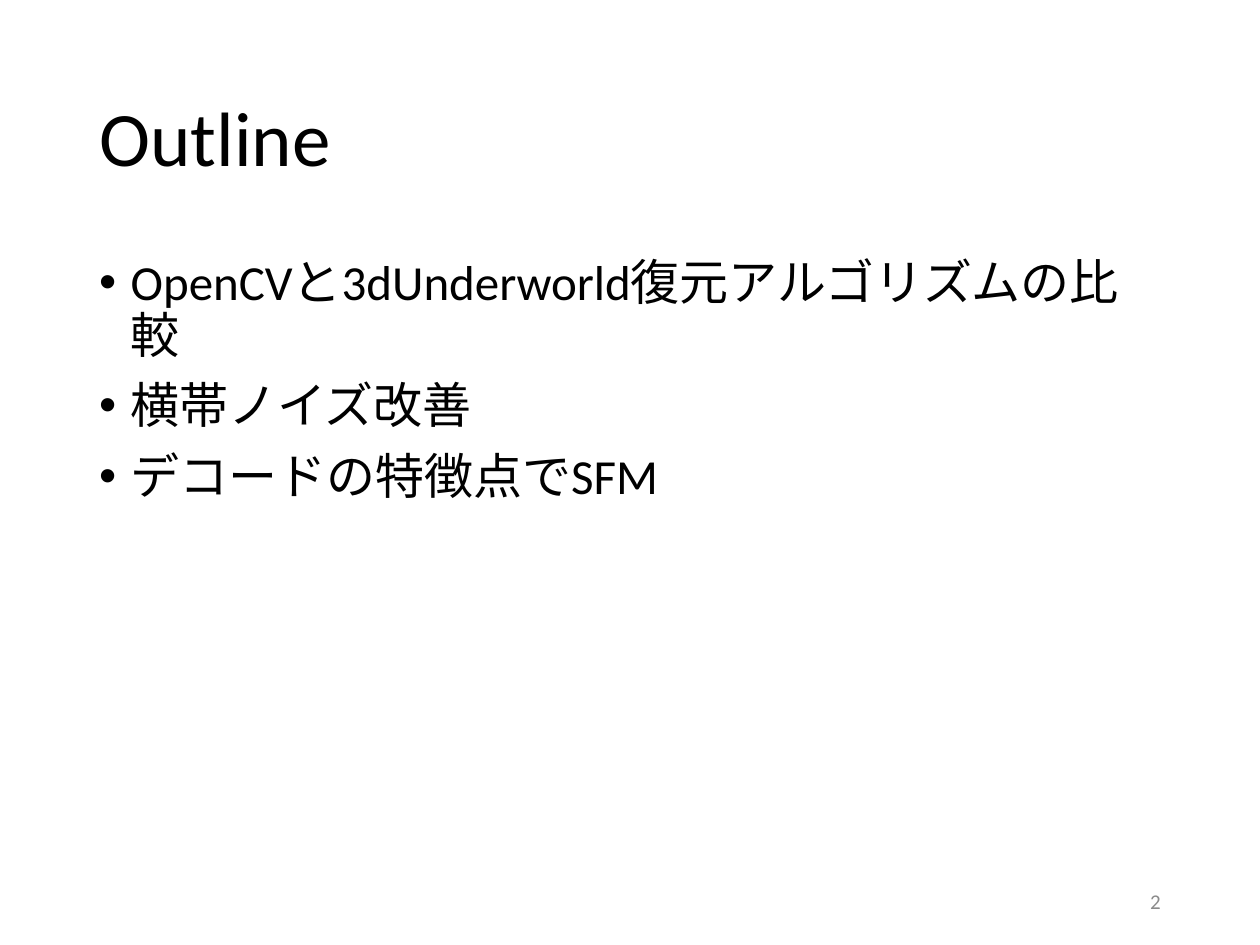
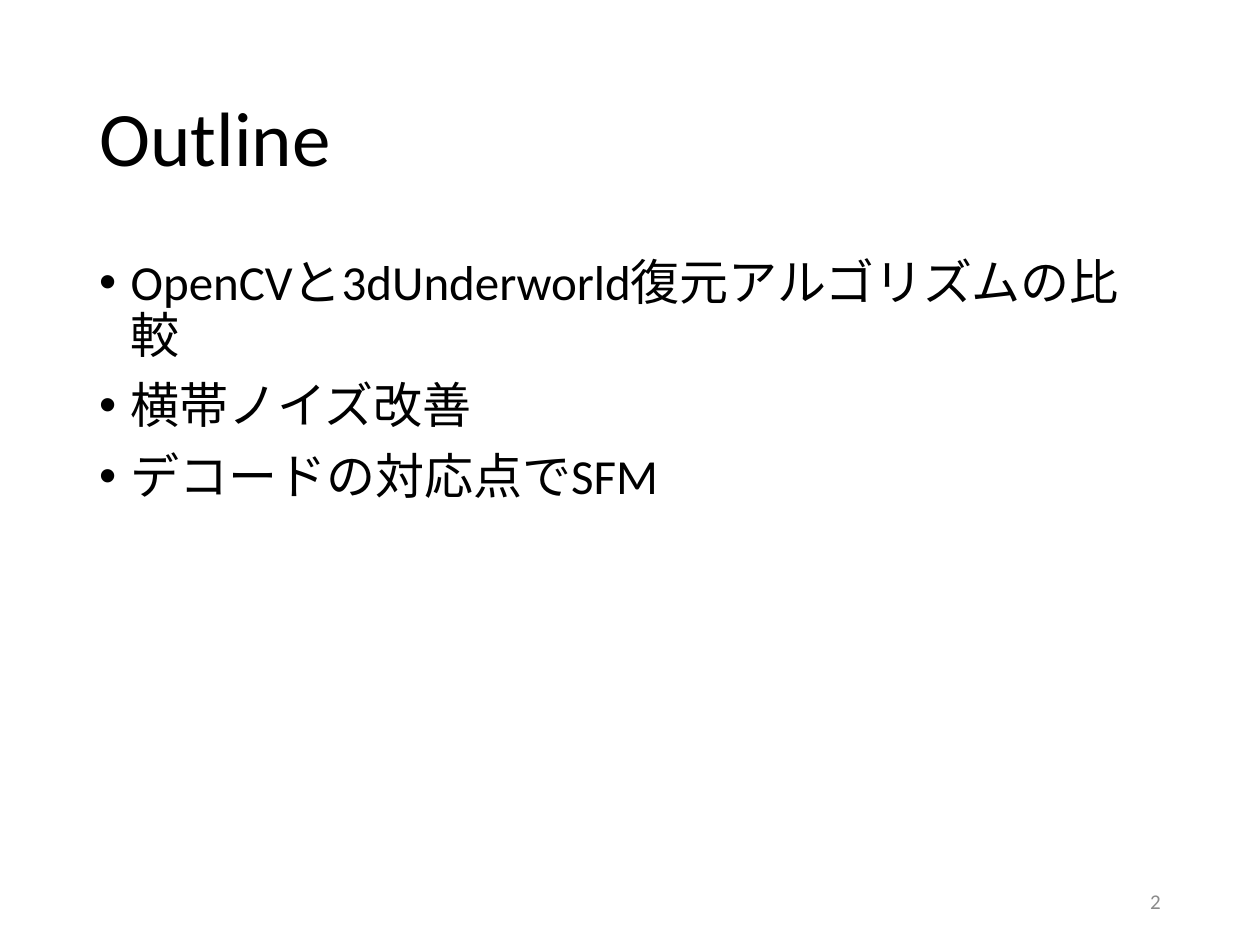
Before and after one commit to GrayMask/3dSurface2, a slide deck: slide 2 of report/report 李淳雨20170220.pptx. Drawn at 1260x945 pixels with LibreOffice and Linux fonts; fonts in the diff are those of the drawing. Boxes give left, top, right and bottom in pixels: in the first picture for what was removed or moved away, otherwise in the second. Text is boxed around its words. In the diff, an @@ line names an element or a change of style, - is before the commit and + after.

```diff
--- a/report/report 李淳雨20170220.pptx
+++ b/report/report 李淳雨20170220.pptx
@@ text at (131,452,658,498): text changed @@
-• デコードの特徴点でSFM
+• デコードの対応点でSFM
```
Also in this commit, not shown: 3 other slides changed.
